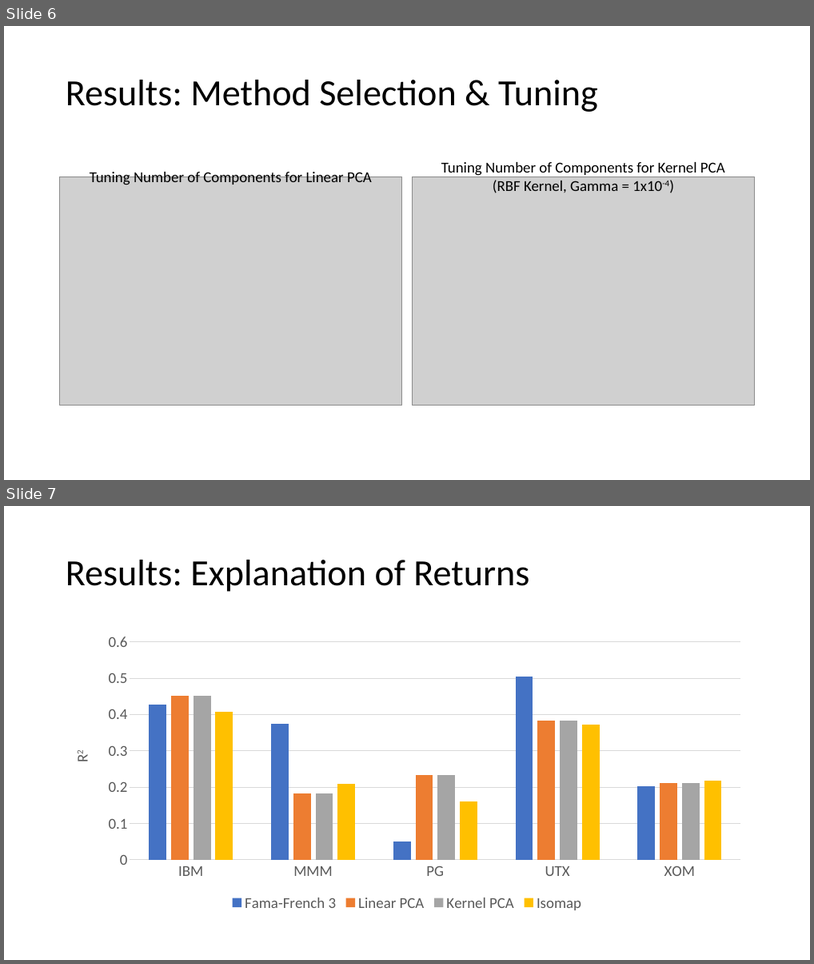
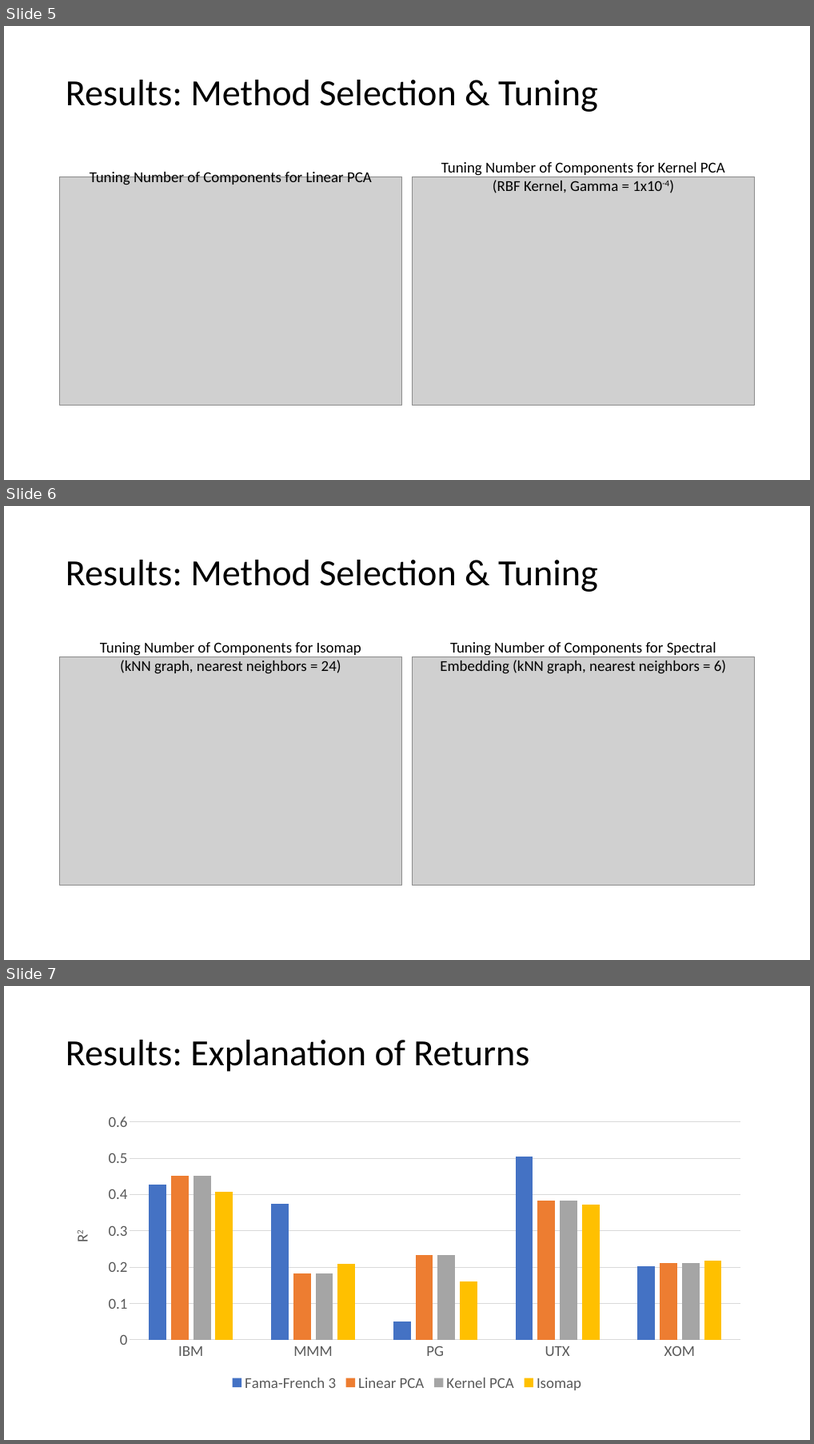
Before and after one commit to jgdenby/PortfolioFactorAnalysis, a slide deck: Final Presentation_DRAFT.pptx. Shown one above the other, each under a label of ours: slides 6 and 7 before the commit, slides 5, 6 and 7 after it. The pictures are 814x964 and 814x1444 pixels, drawn with LibreOffice and Linux fonts; fonts in the diff are those of the drawing; grey boxes stand for pictures. Boxes give left, top, right and bottom in pixels: in the first picture for what was removed or moved away, otherwise in the second. Text is boxed around its words. In the diff, an @@ line names an element or a change of style, - is before the commit and + after.

Commit message:
changes to presentation slides
Cleaned up text in intro sections and added tuning charts

```diff
--- a/Final Presentation_DRAFT.pptx
+++ b/Final Presentation_DRAFT.pptx
@@ slide 6 added at (x1=4, y1=506, x2=810, y2=960), background #FFFFFF @@
@@ title added at (x1=66, y1=560, x2=598, y2=592), 44 pt, text #000000 @@
+Results: Method Selection & Tuning
@@ text added at (x1=100, y1=642, x2=362, y2=674), 18 pt, text #000000 @@
+Tuning Number of Components for Isomap
+(kNN graph, nearest neighbors = 24)
@@ text added at (x1=440, y1=642, x2=726, y2=674), 18 pt, text #000000 @@
+Tuning Number of Components for Spectral Embedding (kNN graph, nearest neighbors = 6)
@@ picture added at (x1=60, y1=656, x2=402, y2=885) @@
@@ picture added at (x1=412, y1=656, x2=755, y2=885) @@
@@ what was slide 6 is now slide 5 @@
```
Also in this commit, not shown: 4 slides changed, 1 slide removed.
